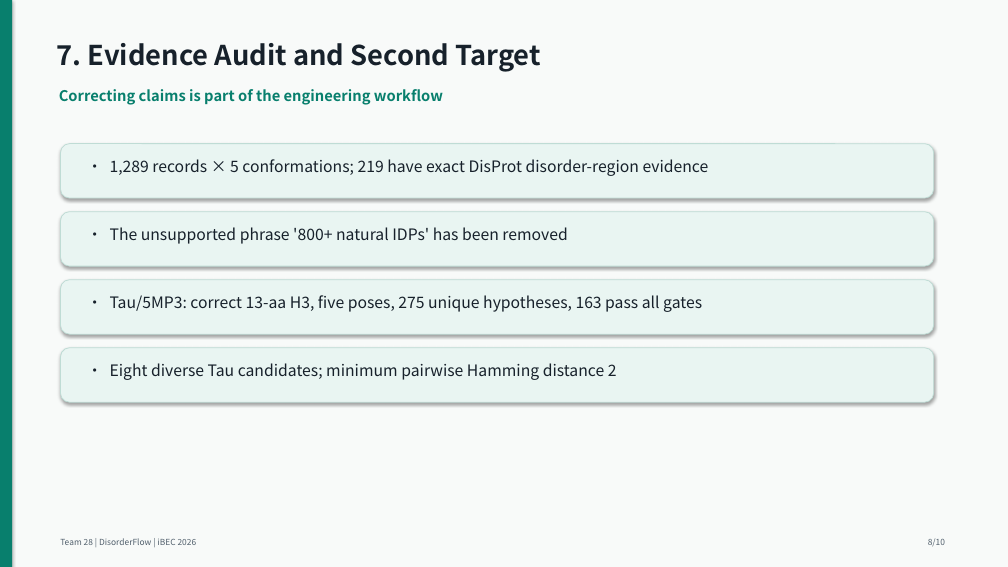
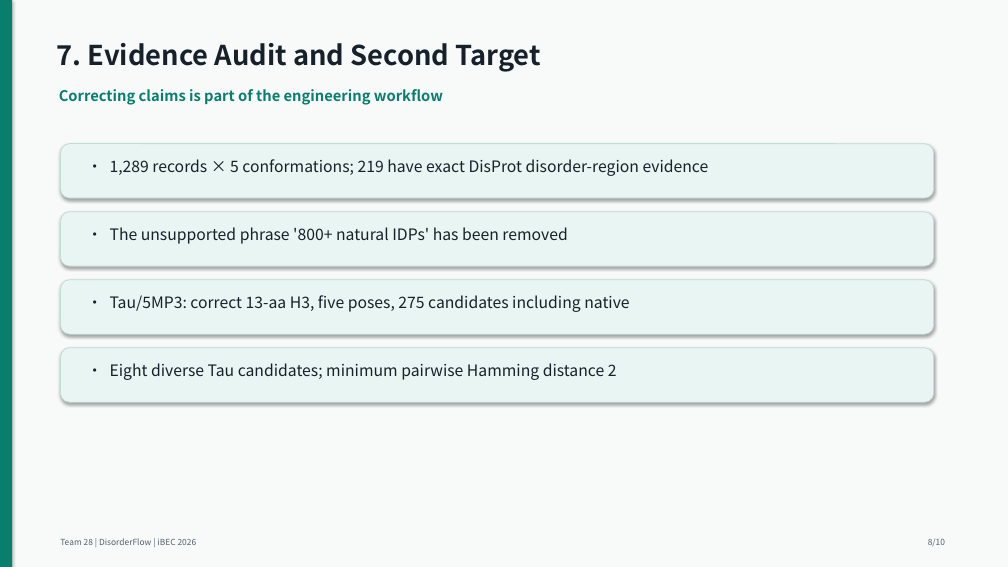
Before and after one commit to liubuing/DisorderFlow, a slide deck: slide 8 of iBEC_Submission/build_v2/AnalyzingDisorder/28-AnalyzingDisorder-TechnicalAbstract.pptx. Drawn at 1008x567 pixels with LibreOffice and Linux fonts; fonts in the diff are those of the drawing. Boxes give left, top, right and bottom in pixels: in the first picture for what was removed or moved away, otherwise in the second. Text is boxed around its words. In the diff, an @@ line names an element or a change of style, - is before the commit and + after.

Commit message:
docs: iBEC v2 package rebuild — structural-triage wording + self-verification tooling
- Report wording tightened: AF2/PRODIGY described as structural triage (not
  validation), candidate counts explicitly include native control, E1 phrased
  without an isolated disorder-conditioning effect
- Dual-protocol candidate-interface results intentionally excluded from claims
  (deployment gate not passed; development-only per contract)
- Add package self-verification (VERIFY_PACKAGE.py, verify_ibec_package.py),
  REPRODUCIBILITY_V2.md, ECLS evidence manifest and CAID3 external analysis
- Rebuilt AnalyzingDisorder.zip (1.704 MB, deadline 2026-09-30)

```diff
--- a/iBEC_Submission/build_v2/AnalyzingDisorder/28-AnalyzingDisorder-TechnicalAbstract.pptx
+++ b/iBEC_Submission/build_v2/AnalyzingDisorder/28-AnalyzingDisorder-TechnicalAbstract.pptx
@@ text at (110,295,629,312): text changed @@
-• Tau/5MP3: correct 13-aa H3, five poses, 275 unique hypotheses, 163 pass all gates
+• Tau/5MP3: correct 13-aa H3, five poses, 275 candidates including native
```
Also in this commit, not shown: 4 other slides changed, 19 other files.
